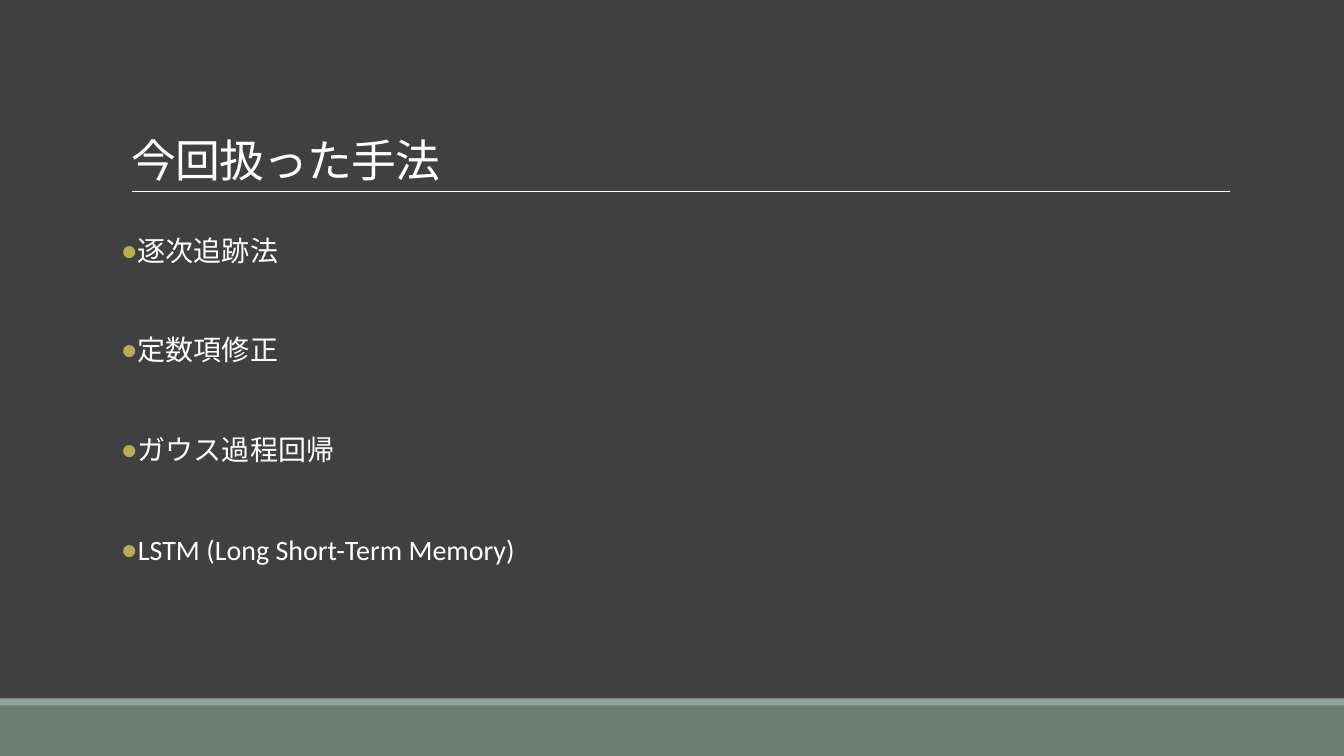
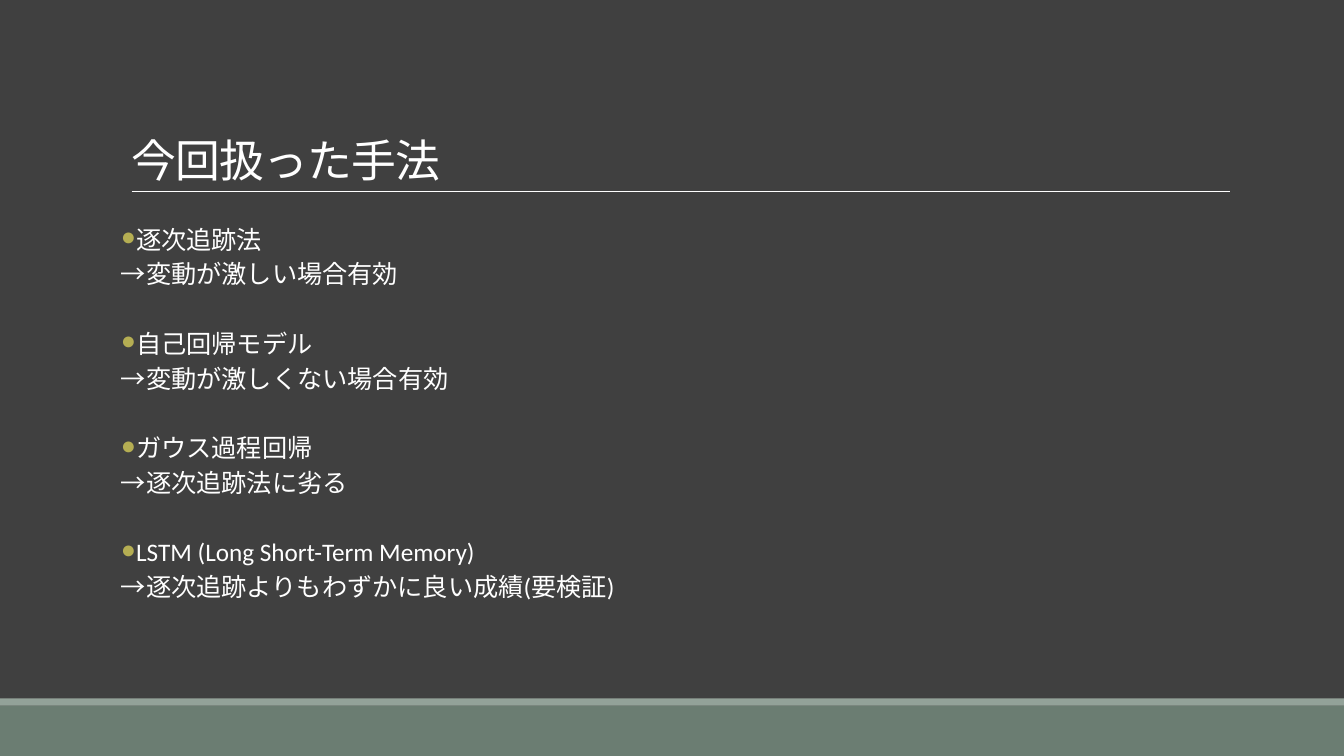
Before and after one commit to yotapoon/concumption, a slide deck: slide 5 of 発表.pptx. Drawn at 1344x756 pixels with LibreOffice and Linux fonts; fonts in the diff are those of the drawing. Boxes give left, top, right and bottom in pixels: in the first picture for what was removed or moved away, otherwise in the second. Text is boxed around its words. In the diff, an @@ line names an element or a change of style, - is before the commit and + after.

```diff
--- a/発表.pptx
+++ b/発表.pptx
@@ text at (x1=136, y1=228, x2=474, y2=566): size 20 to 18 pt in "逐次追跡法", "ガウス過程回帰", "LSTM (Long Short-Term Memory)"; line spacing 0.9 to 0.5 @@
@@ text at (x1=121, y1=262, x2=449, y2=390): text changed; size 20 to 18 pt @@
-● 定数項修正
+→変動が激しい場合有効
+● 自己回帰モデル
+→変動が激しくない場合有効
@@ text at (x1=121, y1=471, x2=348, y2=494): paragraph added @@
+→逐次追跡法に劣る
@@ text at (x1=121, y1=574, x2=615, y2=600): paragraph added @@
+→逐次追跡よりもわずかに良い成績(要検証)
```
Also in this commit, not shown: 4 other slides changed, 2 slides added.
